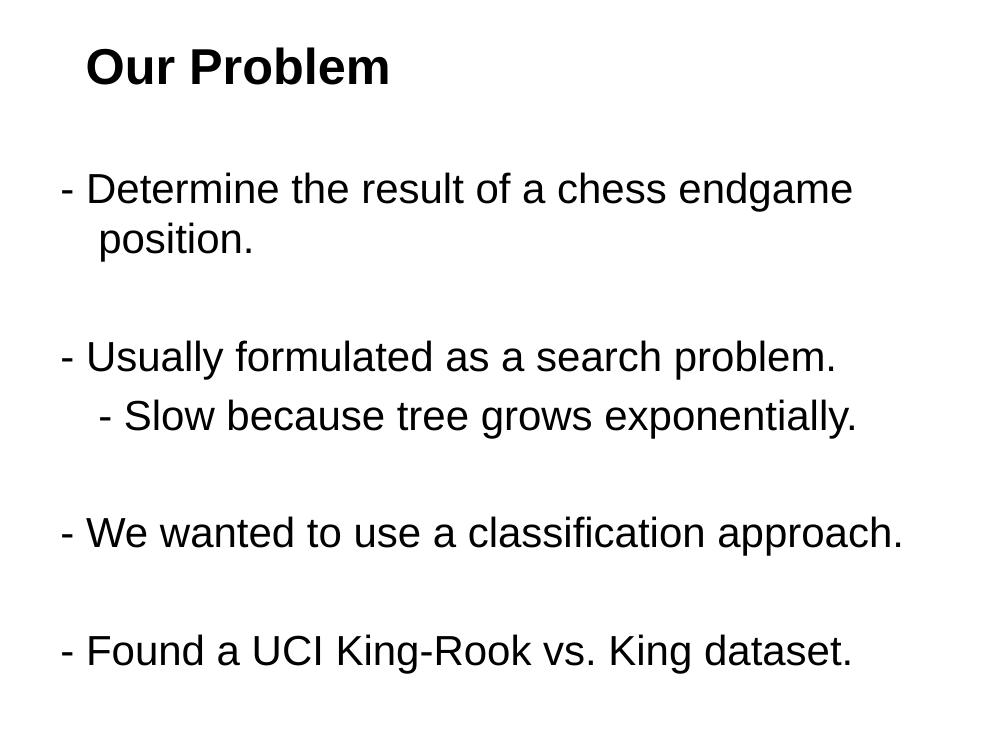
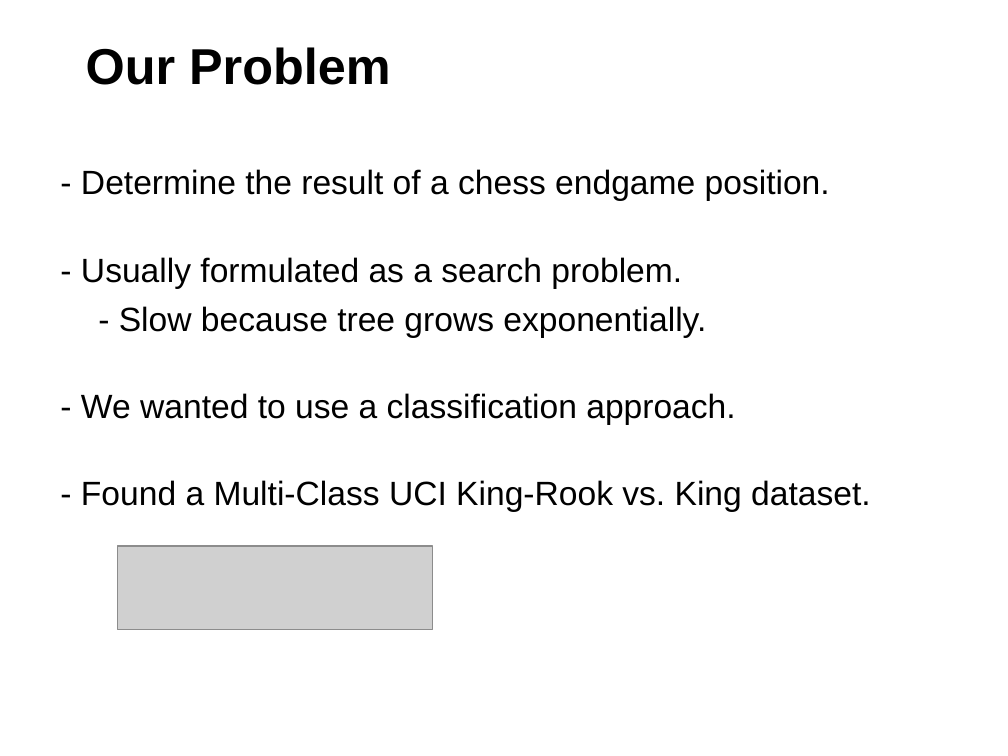
Before and after one commit to andermic/cs534_2_project, a slide deck: slide 2 of Final_Presentation/Slides.pptx. Drawn at 1008x756 pixels with LibreOffice and Linux fonts; fonts in the diff are those of the drawing; grey boxes stand for pictures. Boxes give left, top, right and bottom in pixels: in the first picture for what was removed or moved away, otherwise in the second. Text is boxed around its words. In the diff, an @@ line names an element or a change of style, - is before the commit and + after.

```diff
--- a/Final_Presentation/Slides.pptx
+++ b/Final_Presentation/Slides.pptx
@@ text at (x1=81, y1=169, x2=830, y2=425): size 30 to 24 pt in "- Determine the result of a chess ...", "- Usually formulated as a search problem.", "- Slow because tree grows exponentially.", "- We wanted to use a classification ..." @@
@@ text at (x1=81, y1=480, x2=870, y2=512): text changed; size 30 to 24 pt @@
-- Found a UCI King-Rook vs. King dataset.
+- Found a Multi-Class UCI King-Rook vs. King dataset.
@@ picture added at (x1=118, y1=546, x2=432, y2=630) @@
```
Also in this commit, not shown: 5 other slides changed.
